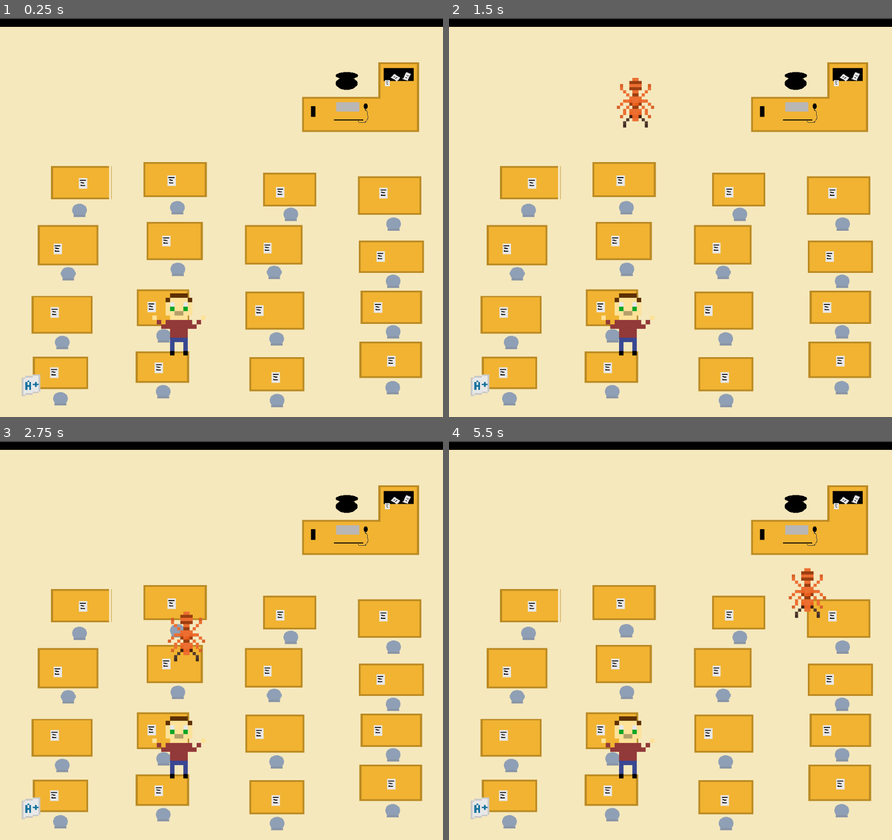
Above: before the commit, frames 1-4 (two rows, left to right).
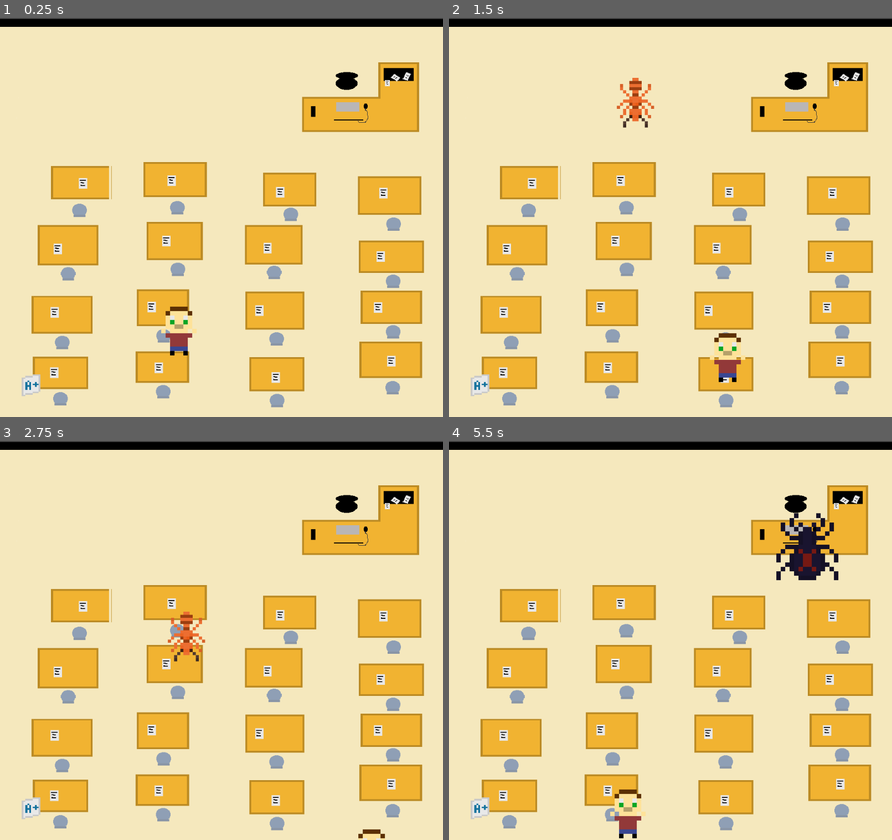
Above: after the commit, the same moments.

Repository: nsriv531/social-rejects-destinking
Game: Godot game, scene res://scenes/L_2.tscn
Two runs of this game, one before a commit and one after it. Both use one fixed random seed, a clock stepped at 60 frames per second and the inputs below. This scene is started directly instead of the project's main scene.
Inputs:
- Up to frame 1 (0.25 s): no input
- Up to frame 2 (1.5 s): hold Right (right) 0.53-1.28 s; tap Space (shoot) at 0.6, 1.35 s; hold S (down) from 1.28 s (still down)
- Up to frame 3 (2.75 s): release S (down) at 2.03 s; hold Right (right) from 2.03 s (still down); tap Space (shoot) at 2.1 s
- Up to frame 4 (5.5 s): release Right (right) at 2.78 s; hold W (up) 2.78-3.53 s; tap Space (shoot) every 0.75 s from 2.85 to 5.1 s; hold A (left) 3.53-5.03 s; hold S (down) from 5.03 s (still down)

The runs differ from the first frame. In frame 1, 0.7% of the frame differs, in the area x 34-47%, y 69-84%; in frame 2, 1.4%; in frame 3, 0.9%; in frame 4, 3.0%, in the area x 34-88%, y 18-100%.
Error before the commit: Parse Error: Expected closing ")" after call arguments. (res://scripts/player.gd:29)

Commit message:
exe

Diff:
--- /dev/null
+++ b/player_teen.tscn
@@ -0,0 +1,21 @@
+[gd_scene load_steps=3 format=3 uid="uid://b21aikeqtamm5"]
+
+[ext_resource type="Texture2D" uid="uid://bbaf6l1gaqqor" path="res://sprites/cancerboy_teen.png" id="1_3w0o4"]
+
+[sub_resource type="CapsuleShape2D" id="CapsuleShape2D_qjbhh"]
+radius = 30.0
+height = 132.0
+
+[node name="Player_teen" type="Area2D"]
+
+[node name="Sprite2D" type="Sprite2D" parent="."]
+texture_filter = 1
+scale = Vector2(10, 10)
+texture = ExtResource("1_3w0o4")
+
+[node name="CollisionShape2D" type="CollisionShape2D" parent="."]
+position = Vector2(0, -5)
+shape = SubResource("CapsuleShape2D_qjbhh")
+
+[node name="Muzzle" type="Marker2D" parent="."]
+position = Vector2(-49, -41)
--- /dev/null
+++ b/scenes/L_2.gd
@@ -0,0 +1,11 @@
+extends Node2D
+
+
+# Called when the node enters the scene tree for the first time.
+func _ready():
+	pass # Replace with function body.
+
+
+# Called every frame. 'delta' is the elapsed time since the previous frame.
+func _process(delta):
+	pass
--- a/scenes/L_2.tscn
+++ b/scenes/L_2.tscn
@@ -3,7 +3,7 @@
 [ext_resource type="Script" path="res://scripts/world.gd" id="1_u38n4"]
 [ext_resource type="Texture2D" uid="uid://dd3al24fmw6gj" path="res://sprites/g6level.png" id="2_p8rgl"]
 [ext_resource type="PackedScene" uid="uid://10a7wq5hjg3w" path="res://scenes/player.tscn" id="3_gjfnc"]
-[ext_resource type="PackedScene" uid="uid://bwbw20gse1yo5" path="res://scenes/enemy.tscn" id="4_1qvpp"]
+[ext_resource type="PackedScene" uid="uid://bwbw20gse1yo5" path="res://scenes/ant.tscn" id="4_1qvpp"]
 [ext_resource type="PackedScene" uid="uid://1s42mu7p5uax" path="res://scenes/health_1.tscn" id="5_a82aw"]
 
 [node name="L2" type="Node2D"]
@@ -64,6 +64,5 @@
 [node name="Health1" parent="." instance=ExtResource("5_a82aw")]
 position = Vector2(-142, 604)
 
-[connection signal="spawn_crayon" from="Player" to="." method="_on_player_spawn_crayon"]
 [connection signal="timeout" from="Timer" to="." method="_on_timer_timeout"]
 [connection signal="timeout" from="Timer2" to="." method="_on_timer_timeout"]
--- a/scenes/L_3.tscn
+++ b/scenes/L_3.tscn
@@ -3,7 +3,7 @@
 [ext_resource type="Script" path="res://scripts/world.gd" id="1_qe86s"]
 [ext_resource type="Texture2D" uid="uid://ct5tpc2osrk6y" path="res://sprites/g9level.png" id="2_t3doy"]
 [ext_resource type="PackedScene" uid="uid://10a7wq5hjg3w" path="res://scenes/player.tscn" id="3_a6rky"]
-[ext_resource type="PackedScene" uid="uid://bwbw20gse1yo5" path="res://scenes/enemy.tscn" id="4_aec68"]
+[ext_resource type="PackedScene" uid="uid://bwbw20gse1yo5" path="res://scenes/ant.tscn" id="4_aec68"]
 [ext_resource type="PackedScene" uid="uid://1s42mu7p5uax" path="res://scenes/health_1.tscn" id="5_ddlgy"]
 
 [node name="L3" type="Node2D"]
--- a/scenes/L_4.tscn
+++ b/scenes/L_4.tscn
@@ -3,7 +3,7 @@
 [ext_resource type="Script" path="res://scripts/world.gd" id="1_t1g7y"]
 [ext_resource type="Texture2D" uid="uid://d2amre3ti587u" path="res://sprites/g12level.png" id="2_xqlp1"]
 [ext_resource type="PackedScene" uid="uid://10a7wq5hjg3w" path="res://scenes/player.tscn" id="3_kinpp"]
-[ext_resource type="PackedScene" uid="uid://bwbw20gse1yo5" path="res://scenes/enemy.tscn" id="4_n6clj"]
+[ext_resource type="PackedScene" uid="uid://bwbw20gse1yo5" path="res://scenes/ant.tscn" id="4_n6clj"]
 [ext_resource type="PackedScene" uid="uid://1s42mu7p5uax" path="res://scenes/health_1.tscn" id="5_q71vw"]
 
 [node name="L4" type="Node2D"]
--- a/scenes/L_5.tscn
+++ b/scenes/L_5.tscn
@@ -3,7 +3,7 @@
 [ext_resource type="Script" path="res://scripts/world.gd" id="1_i17pw"]
 [ext_resource type="Texture2D" uid="uid://4dxe6377gvtr" path="res://sprites/unilevel.png" id="2_7befk"]
 [ext_resource type="PackedScene" uid="uid://10a7wq5hjg3w" path="res://scenes/player.tscn" id="3_uen0g"]
-[ext_resource type="PackedScene" uid="uid://bwbw20gse1yo5" path="res://scenes/enemy.tscn" id="4_jyjbw"]
+[ext_resource type="PackedScene" uid="uid://bwbw20gse1yo5" path="res://scenes/ant.tscn" id="4_jyjbw"]
 [ext_resource type="PackedScene" uid="uid://1s42mu7p5uax" path="res://scenes/health_1.tscn" id="5_8g6lh"]
 
 [node name="L5" type="Node2D"]
--- /dev/null
+++ b/scenes/ant.tscn
@@ -0,0 +1,27 @@
+[gd_scene load_steps=4 format=3 uid="uid://bwbw20gse1yo5"]
+
+[ext_resource type="Script" path="res://scripts/Enemy.gd" id="1_71sf7"]
+[ext_resource type="Texture2D" uid="uid://4vifprj7pgca" path="res://sprites/ant.png" id="2_6ksy0"]
+
+[sub_resource type="CapsuleShape2D" id="CapsuleShape2D_ymrgj"]
+radius = 54.0
+height = 174.0
+
+[node name="ant" type="Area2D" groups=["enemies"]]
+scale = Vector2(0.7, 0.7)
+collision_layer = 4
+collision_mask = 11
+script = ExtResource("1_71sf7")
+
+[node name="Sprite2D" type="Sprite2D" parent="."]
+light_mask = 2
+visibility_layer = 13
+texture_filter = 1
+scale = Vector2(10, 10)
+texture = ExtResource("2_6ksy0")
+
+[node name="CollisionShape2D" type="CollisionShape2D" parent="."]
+position = Vector2(-1, -1)
+shape = SubResource("CapsuleShape2D_ymrgj")
+
+[connection signal="area_entered" from="." to="." method="_on_area_entered"]
--- /dev/null
+++ b/scenes/beetle.tscn
@@ -0,0 +1,19 @@
+[gd_scene load_steps=4 format=3 uid="uid://dfdrgqaysr0of"]
+
+[ext_resource type="Script" path="res://scripts/FastEnemy.gd" id="1_7e8s8"]
+[ext_resource type="Texture2D" uid="uid://dqqih1y7wwmcm" path="res://sprites/beetle.png" id="2_o8fj0"]
+
+[sub_resource type="CapsuleShape2D" id="CapsuleShape2D_iw086"]
+radius = 51.0
+height = 172.0
+
+[node name="beetle" type="Area2D" groups=["enemies"]]
+script = ExtResource("1_7e8s8")
+
+[node name="Sprite2D" type="Sprite2D" parent="."]
+texture_filter = 1
+scale = Vector2(10, 10)
+texture = ExtResource("2_o8fj0")
+
+[node name="CollisionShape2D" type="CollisionShape2D" parent="."]
+shape = SubResource("CapsuleShape2D_iw086")
--- a/scenes/enemy.tscn
+++ /dev/null
@@ -1,27 +0,0 @@
-[gd_scene load_steps=4 format=3 uid="uid://bwbw20gse1yo5"]
-
-[ext_resource type="Script" path="res://scripts/Enemy.gd" id="1_wll6f"]
-[ext_resource type="Texture2D" uid="uid://4vifprj7pgca" path="res://sprites/ant.png" id="2_47o61"]
-
-[sub_resource type="CapsuleShape2D" id="CapsuleShape2D_ymrgj"]
-radius = 54.0
-height = 174.0
-
-[node name="Enemy" type="Area2D" groups=["enemies"]]
-scale = Vector2(0.7, 0.7)
-collision_layer = 4
-collision_mask = 11
-script = ExtResource("1_wll6f")
-
-[node name="Sprite2D" type="Sprite2D" parent="."]
-light_mask = 2
-visibility_layer = 13
-texture_filter = 1
-scale = Vector2(10, 10)
-texture = ExtResource("2_47o61")
-
-[node name="CollisionShape2D" type="CollisionShape2D" parent="."]
-position = Vector2(-1, -1)
-shape = SubResource("CapsuleShape2D_ymrgj")
-
-[connection signal="area_entered" from="." to="." method="_on_area_entered"]
--- a/scenes/enemy_spawner.tscn
+++ b/scenes/enemy_spawner.tscn
@@ -3,20 +3,42 @@
 [sub_resource type="GDScript" id="GDScript_cu0n1"]
 script/source = "extends Node2D
 
+var winner
+var ant
+var spider
+var beetle
 var spawn_positions = 0
-
-var Enemy = preload(\"res://scenes/enemy.tscn\")
+var rng = RandomNumberGenerator.new()
 
 func _ready():
+	$Timer.start()
 	randomize()
 	spawn_positions = $SpawnerPositions.get_children()
 
+func _on_timer_timeout(winner):
+	rng.randomize()
+	var number = rng.randi_range(1,3)
+	if number == 1:
+		var cactus = beetle.instantiate()
+		cactus.position = $Marker2D_1.position
+		$enemy.add_child(cactus)
+	elif number == 2:
+		var cactus = spider.instantiate()
+		cactus.position = $Marker2D_2.position
+		$enemy.add_child(cactus)
+	elif number == 3:
+		var cactus = ant.instantiate()
+		cactus.position = $Marker2D_3.position
+		$enemy.add_child(cactus)
+		return winner
+
+
+var enemy = _on_timer_timeout(winner)
+
 func spawn_enemy():
 	var index = randi() % spawn_positions.size()
-	var enemy = Enemy.instantiate()
 	enemy.global_position = spawn_positions[index].global_position
 	add_child(enemy)
-
 
 func _on_spawn_timer_timeout():
 	spawn_enemy()
--- a/scenes/fast_enemy.tscn
+++ /dev/null
@@ -1,19 +0,0 @@
-[gd_scene load_steps=4 format=3 uid="uid://bqoroluapl07f"]
-
-[ext_resource type="Script" path="res://scripts/FastEnemy.gd" id="1_v5f3s"]
-[ext_resource type="Texture2D" uid="uid://dqqih1y7wwmcm" path="res://sprites/beetle.png" id="2_vu2tn"]
-
-[sub_resource type="CapsuleShape2D" id="CapsuleShape2D_iw086"]
-radius = 51.0
-height = 172.0
-
-[node name="FastEnemy" type="Area2D"]
-script = ExtResource("1_v5f3s")
-
-[node name="Sprite2D" type="Sprite2D" parent="."]
-texture_filter = 1
-scale = Vector2(10, 10)
-texture = ExtResource("2_vu2tn")
-
-[node name="CollisionShape2D" type="CollisionShape2D" parent="."]
-shape = SubResource("CapsuleShape2D_iw086")
--- a/scenes/player.tscn
+++ b/scenes/player.tscn
@@ -82,6 +82,6 @@
 shape = SubResource("RectangleShape2D_efxbn")
 
 [node name="Muzzle" type="Marker2D" parent="."]
-position = Vector2(3, -86)
+position = Vector2(-53, -41)
 
 [connection signal="area_entered" from="." to="." method="_on_area_entered"]
--- /dev/null
+++ b/scenes/spider.tscn
@@ -0,0 +1,19 @@
+[gd_scene load_steps=4 format=3 uid="uid://bqoroluapl07f"]
+
+[ext_resource type="Script" path="res://scripts/FastEnemy.gd" id="1_5qjd4"]
+[ext_resource type="Texture2D" uid="uid://cea0nib544g0q" path="res://sprites/spider_enemy.png" id="2_o2wkm"]
+
+[sub_resource type="CapsuleShape2D" id="CapsuleShape2D_iw086"]
+radius = 51.0
+height = 172.0
+
+[node name="spider" type="Area2D" groups=["enemies"]]
+script = ExtResource("1_5qjd4")
+
+[node name="Sprite2D" type="Sprite2D" parent="."]
+texture_filter = 1
+scale = Vector2(10, 10)
+texture = ExtResource("2_o2wkm")
+
+[node name="CollisionShape2D" type="CollisionShape2D" parent="."]
+shape = SubResource("CapsuleShape2D_iw086")
--- a/scenes/world.tscn
+++ b/scenes/world.tscn
@@ -3,7 +3,7 @@
 [ext_resource type="Script" path="res://scripts/world.gd" id="1_017ya"]
 [ext_resource type="Texture2D" uid="uid://brboer6j2ukb2" path="res://sprites/sandbox.png" id="2_7p4pi"]
 [ext_resource type="PackedScene" uid="uid://10a7wq5hjg3w" path="res://scenes/player.tscn" id="3_dqw1q"]
-[ext_resource type="PackedScene" uid="uid://bwbw20gse1yo5" path="res://scenes/enemy.tscn" id="4_q0fwq"]
+[ext_resource type="PackedScene" uid="uid://bwbw20gse1yo5" path="res://scenes/ant.tscn" id="4_q0fwq"]
 [ext_resource type="PackedScene" uid="uid://1s42mu7p5uax" path="res://scenes/health_1.tscn" id="5_xbo42"]
 
 [node name="L1" type="Node2D"]
--- a/scripts/FastEnemy.gd
+++ b/scripts/FastEnemy.gd
@@ -1,6 +1,17 @@
 extends Area2D
 
-var speed = 400
+var speed = 150
+
+var hp = 1.5
 
 func _physics_process(delta):
 	global_position.y += speed * delta
+
+func take_damage(damage):
+	hp -= damage
+	if hp <= 0:
+		queue_free()
+
+func _on_area_entered(area):
+	if area.is_in_group("playergroup"):
+		area.take_damage(1)
--- a/scripts/health_1.gd
+++ b/scripts/health_1.gd
@@ -1,11 +1 @@
 extends Node2D
-
-
-# Called when the node enters the scene tree for the first time.
-func _ready():
-	pass # Replace with function body.
-
-
-# Called every frame. 'delta' is the elapsed time since the previous frame.
-func _process(delta):
-	pass
--- a/scripts/player.gd
+++ b/scripts/player.gd
@@ -11,7 +11,7 @@
 
 @onready var muzzle = $Muzzle
 @onready var kid = $Sprite2D/AnimationPlayer
-@onready var health1 = $Health1
+#@onready var health1 = $Health1
 
 func _physics_process(delta):
 	kid.play("kid_small")
@@ -26,7 +26,7 @@
 func take_damage(damage):
 	hp -= damage
 	if hp <= 0:
-		get_tree().change_scene_to_file("res://scenes/)
+		get_tree().change_scene_to_file("res://scenes/")
 
 func _on_area_entered(area):
 		if area.is_in_group("enemies"):
--- a/scripts/world.gd
+++ b/scripts/world.gd
@@ -6,7 +6,9 @@
 
 @onready var timer = $Timer
 @onready var marker = $Marker2D_1
-@onready var cacti = preload("res://scenes/enemy.tscn")
+@onready var cacti = preload("res://scenes/ant.tscn")
+@onready var cactii = preload("res://scenes/beetle.tscn")
+@onready var cactiii = preload("res://scenes/spider.tscn")
 
 func _ready():
 	$Timer.start()
@@ -14,16 +16,17 @@
 func _on_timer_timeout():
 	rng.randomize()
 	var number = rng.randi_range(1,10)
+	print(number)
 	if number == 1:
 		var cactus = cacti.instantiate()
 		cactus.position = $Marker2D_1.position
 		$enemy.add_child(cactus)
 	elif number == 2:
-		var cactus = cacti.instantiate()
+		var cactus = cactii.instantiate()
 		cactus.position = $Marker2D_2.position
 		$enemy.add_child(cactus)
 	elif number == 3:
-		var cactus = cacti.instantiate()
+		var cactus = cactii.instantiate()
 		cactus.position = $Marker2D_3.position
 		$enemy.add_child(cactus)
 	elif number == 4:
@@ -31,11 +34,11 @@
 		cactus.position = $Marker2D_4.position
 		$enemy.add_child(cactus)
 	elif number == 5:
-		var cactus = cacti.instantiate()
+		var cactus = cactii.instantiate()
 		cactus.position = $Marker2D_5.position
 		$enemy.add_child(cactus)
 	elif number == 6:
-		var cactus = cacti.instantiate()
+		var cactus = cactiii.instantiate()
 		cactus.position = $Marker2D_6.position
 		$enemy.add_child(cactus)
 	elif number == 7:
@@ -43,11 +46,11 @@
 		cactus.position = $Marker2D_7.position
 		$enemy.add_child(cactus)
 	elif number == 8:
-		var cactus = cacti.instantiate()
+		var cactus = cactii.instantiate()
 		cactus.position = $Marker2D_8.position
 		$enemy.add_child(cactus)
 	elif number == 9:
-		var cactus = cacti.instantiate()
+		var cactus = cactiii.instantiate()
 		cactus.position = $Marker2D_9.position
 		$enemy.add_child(cactus)
 	elif number == 10:
Not shown, added: export_presets.cfg
Not shown, added: project.godot.zip
Not shown, added: yo.exe
Not shown, added: yo.pck
